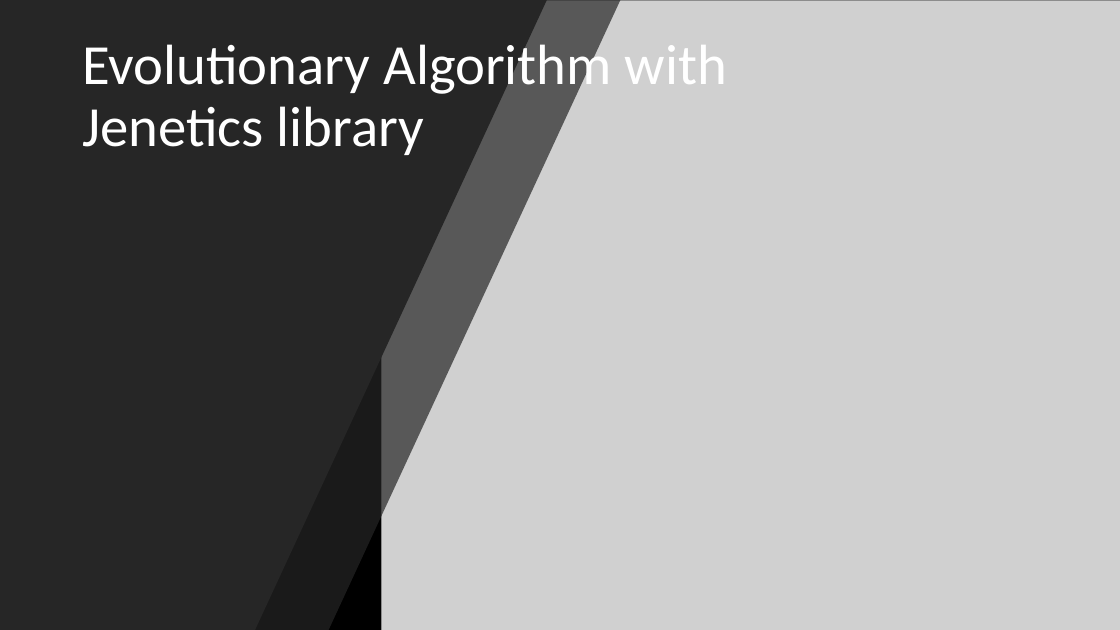
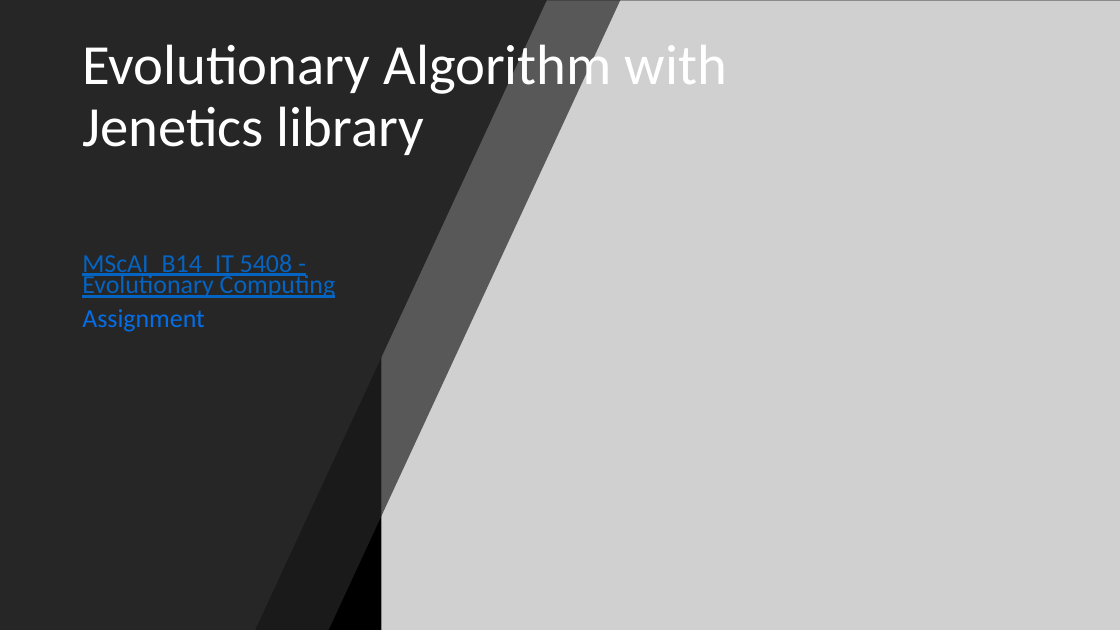
Before and after one commit to sanjeemax/MSc_AI_EA_assignment, a slide deck: slide 1 of EC_with_Jenetics_library.pptx. Drawn at 1120x630 pixels with LibreOffice and Linux fonts; fonts in the diff are those of the drawing; grey boxes stand for pictures. Boxes give left, top, right and bottom in pixels: in the first picture for what was removed or moved away, otherwise in the second. Text is boxed around its words. In the diff, an @@ line names an element or a change of style, - is before the commit and + after.

```diff
--- a/EC_with_Jenetics_library.pptx
+++ b/EC_with_Jenetics_library.pptx
@@ subtitle added at bbox=[82, 254, 335, 332], 22.2 pt, text #0563C1, underline @@
+MScAI_B14_IT 5408 - Evolutionary Computing
+Assignment
```
Also in this commit, not shown: 2 other slides changed, 8 slides added.
